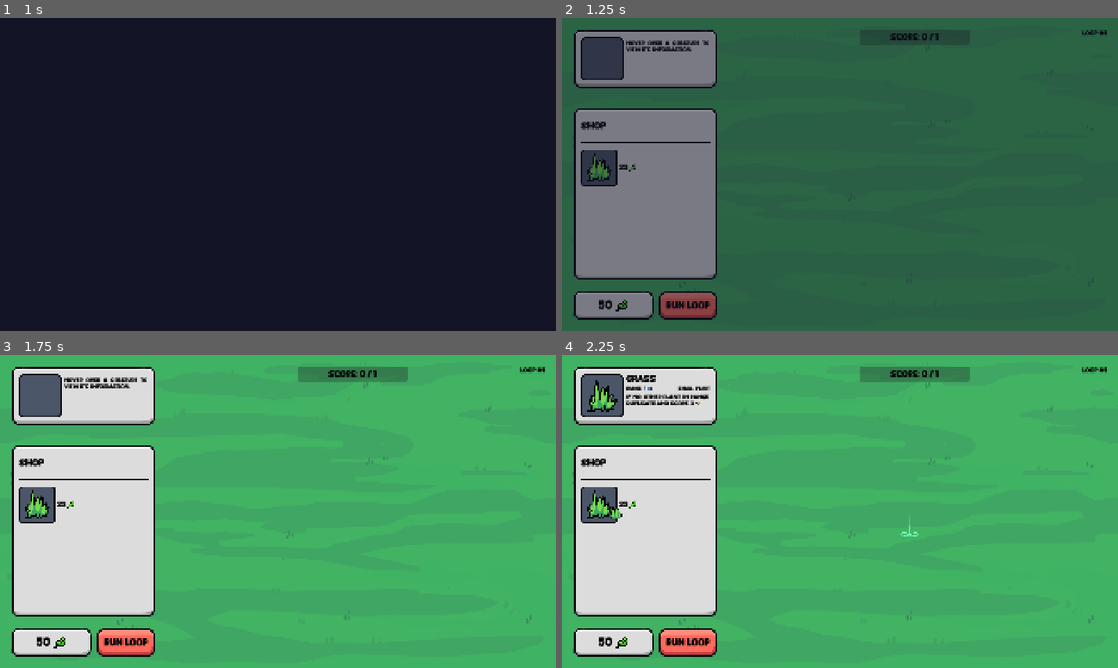
Above: before the commit, frames 1-4 (two rows, left to right).
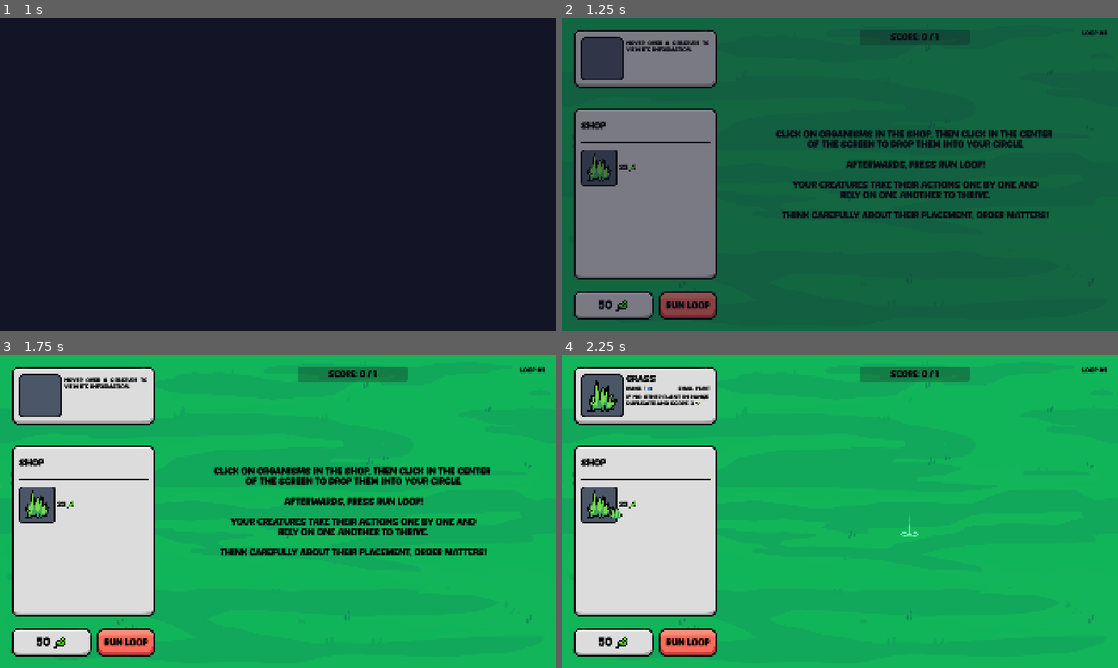
Above: after the commit, the same moments.

Repository: elliotfontaine/gmtk-2025-submission
Game: Godot game, scene res://scenes/main_menu.tscn
The game is run twice, just before and just after one commit, with the same random seed, the same clock (stepped at 60 frames per second) and the same inputs. The engine's default icon, where the game draws it, is replaced by a stand-in: a white triangle on a blue panel in a dark square.
Inputs (mouse positions are in pixels of both pictures, inside the frame that each line leads up to):
- Up to frame 1 (1 s): click "play." at 0.5 s
- Up to frame 2 (1.25 s): no input
- Up to frame 3 (1.75 s): tap Enter at 1.25 s; move the mouse to (400, 495) at 1.27 s; hold D from 1.28 s (still down); hold Shift from 1.28 s (still down); click (400, 495) at 1.42 s
- Up to frame 4 (2.25 s): release D at 2 s; release Shift at 2 s; click (606, 505) at 2 s

Frame 1 is identical in both runs. In frame 2, 28% of the frame differs, in the area x 0-100%, y 4-93%; in frame 3, 79%, in the area x 0-100%, y 0-100%; in frame 4, 79%.

Commit message:
Background and initial tuto (#65)
* Update bg.png

* tutorial text

Diff:
--- a/scenes/world.gd
+++ b/scenes/world.gd
@@ -32,6 +32,7 @@
 @onready var victory_ui: Control = %VictoryScreen
 @onready var victory_loop_label: Label = %VictoryLoopLabel
 @onready var label_loop: Label = %LabelLoop
+@onready var h_box_tutorial: HBoxContainer = %HBoxTutorial
 
 ##placeholder system: length of wait times
 const game_speeds: Array[float] = [0.8, 0.6, 0.4, 0.2]
@@ -68,6 +69,7 @@
 
 ##to call whenever you affect the number of creatures in the loop
 func update_creature_positions(show_empty_slots: bool = false) -> void:
+	h_box_tutorial.hide()
 	for slot in empty_slots:
 		slot.queue_free()
 	empty_slots.clear()
--- a/scenes/world.tscn
+++ b/scenes/world.tscn
@@ -13,6 +13,8 @@
 [ext_resource type="Texture2D" uid="uid://t4yejuuqutgx" path="res://assets/sprites/ui/money.png" id="8_4mrxx"]
 [ext_resource type="Script" path="res://audio/sound_button.gd" id="10_e3hyu"]
 
+[sub_resource type="StyleBoxEmpty" id="StyleBoxEmpty_q5onr"]
+
 [node name="World" type="Node2D"]
 y_sort_enabled = true
 script = ExtResource("1_f3sb7")
@@ -52,6 +54,33 @@
 grow_vertical = 2
 mouse_filter = 2
 metadata/_edit_lock_ = true
+
+[node name="HBoxTutorial" type="HBoxContainer" parent="UI/MarginContainer"]
+unique_name_in_owner = true
+layout_mode = 2
+
+[node name="BlankSpace" type="Panel" parent="UI/MarginContainer/HBoxTutorial"]
+custom_minimum_size = Vector2(500, 0)
+layout_mode = 2
+mouse_filter = 2
+theme_override_styles/panel = SubResource("StyleBoxEmpty_q5onr")
+
+[node name="LabelTutorial" type="Label" parent="UI/MarginContainer/HBoxTutorial"]
+unique_name_in_owner = true
+layout_mode = 2
+size_flags_horizontal = 3
+theme_override_font_sizes/font_size = 32
+text = "CLICK ON ORGANISMS IN THE SHOP, THEN CLICK IN THE CENTER
+OF THE SCREEN TO DROP THEM INTO YOUR CIRCLE.
+
+AFTERWARDS, PRESS RUN LOOP!
+
+YOUR CREATURES TAKE THEIR ACTIONS ONE BY ONE AND
+RELY ON ONE ANOTHER TO THRIVE.
+
+THINK CAREFULLY ABOUT THEIR PLACEMENT, ORDER MATTERS!"
+horizontal_alignment = 1
+vertical_alignment = 1
 
 [node name="HBoxContainer" type="HBoxContainer" parent="UI/MarginContainer"]
 layout_mode = 2
Binary file changed: assets/sprites/bg.png
Not shown: 1 places in scenes/world.tscn that only renumber resources
